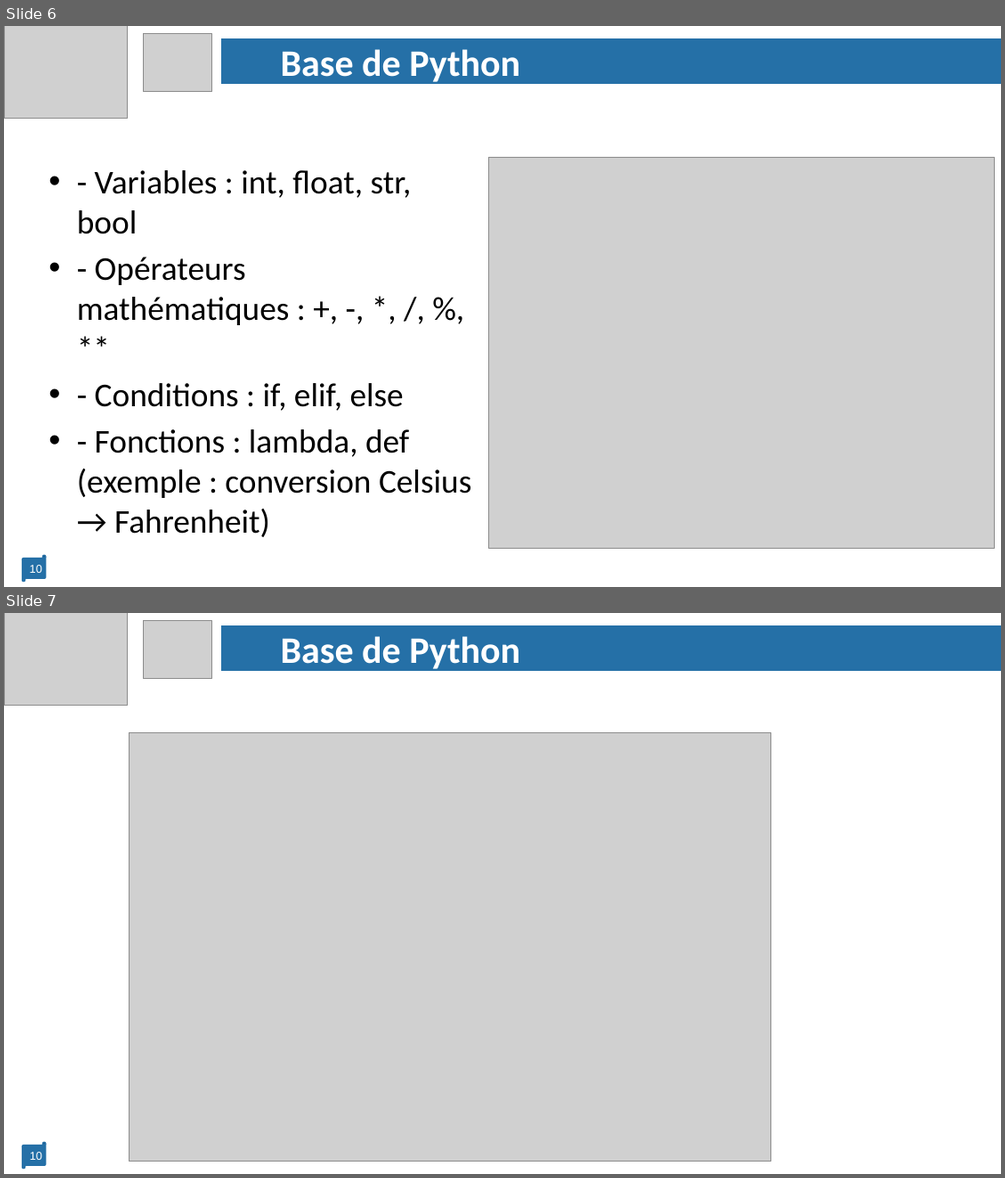
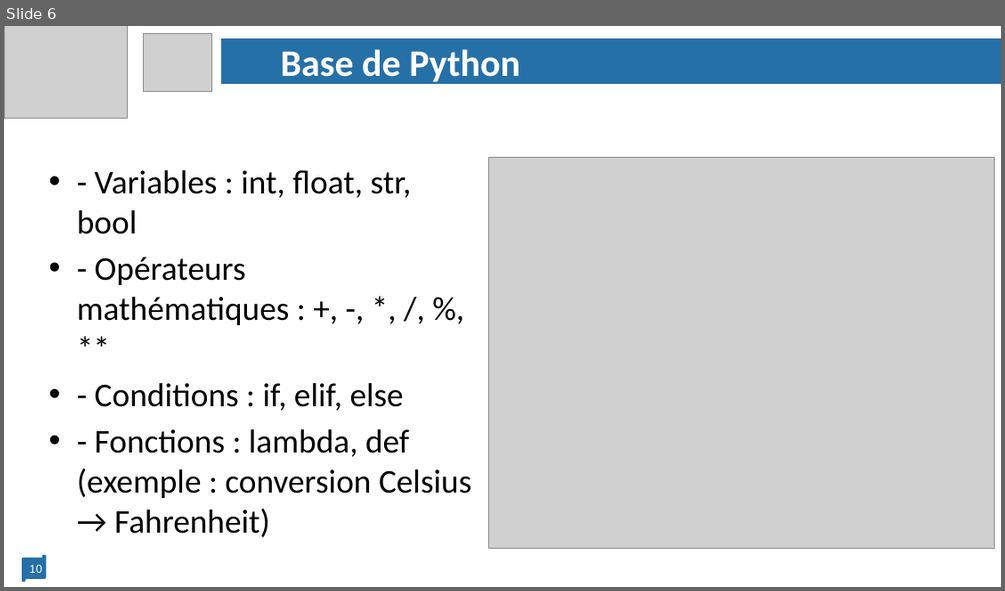
Before and after one commit to AKMADOU/Python, a slide deck: Passport_Codeur Formation Eranove Academy.pptx. Shown one above the other, each under a label of ours: slides 6 and 7 before the commit, slide 6 after it. The pictures are 1005x1178 and 1005x591 pixels, drawn with LibreOffice and Linux fonts; fonts in the diff are those of the drawing; grey boxes stand for pictures. Boxes give left, top, right and bottom in pixels: in the first picture for what was removed or moved away, otherwise in the second. Text is boxed around its words. In the diff, an @@ line names an element or a change of style, - is before the commit and + after.

```diff
--- a/Passport_Codeur Formation Eranove Academy.pptx
+++ b/Passport_Codeur Formation Eranove Academy.pptx
@@ slide 7 removed at [4,613,1001,1174], background #FFFFFF @@
@@ picture removed at [4,613,128,706] @@
@@ picture removed at [143,620,211,679] @@
@@ rectangle removed at [222,626,1001,671] @@
@@ text removed at [281,636,520,672] @@
-Base de Python
@@ picture removed at [129,732,770,1162] @@
@@ horizontal scroll removed at [22,1142,46,1167] @@
@@ text removed at [30,1151,42,1159] @@
-10
```
Also in this commit, not shown: 1 other file.
